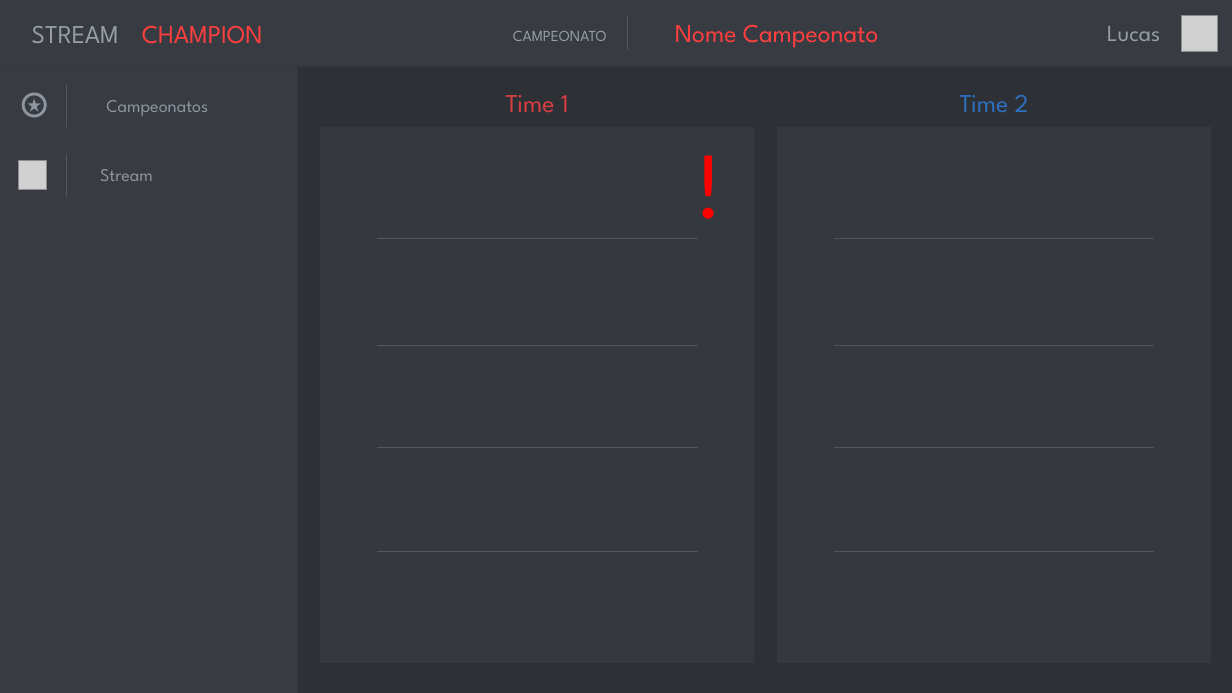
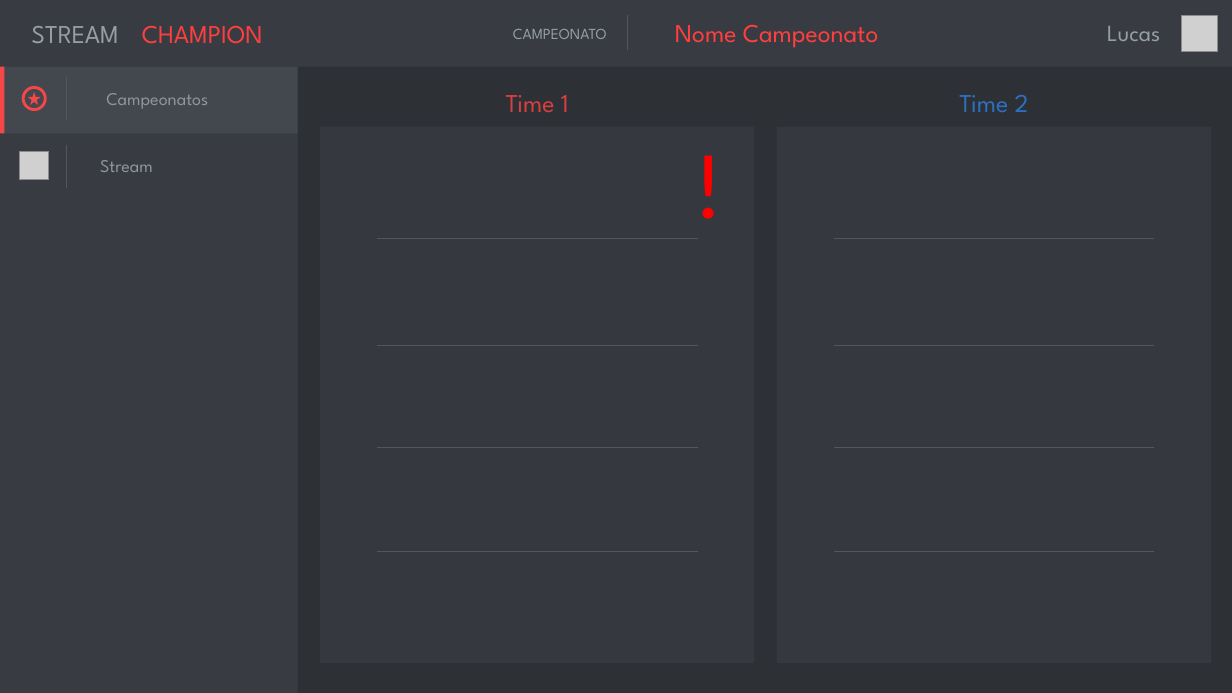
Before and after one commit to YudiG12/CarbonTowerEtc, a slide deck: slide 2 of Mockup/mockup1.pptx (slide 1 before the commit). Drawn at 1232x693 pixels with LibreOffice and Linux fonts; fonts in the diff are those of the drawing; grey boxes stand for pictures. Boxes give left, top, right and bottom in pixels: in the first picture for what was removed or moved away, otherwise in the second. Text is boxed around its words. In the diff, an @@ line names an element or a change of style, - is before the commit and + after.

```diff
--- a/Mockup/mockup1.pptx
+++ b/Mockup/mockup1.pptx
@@ rectangle added at [0,67,298,133], fill #43484F @@
@@ rectangle added at [0,67,5,133], fill #F54747 @@
@@ 1 text, 1 line, 1 ellipse: place and size @@
-1 text, 1 line, 1 ellipse at [23,84,208,127]
+1 text, 1 line, 1 ellipse at [23,78,208,120]
@@ ellipse at [23,88,45,110]: outline #8E959E 2.25 pt to #F54747 2.25 pt @@
@@ 1 text, 1 line, 1 star: place and size @@
-1 text, 1 line, 1 star at [28,99,153,197]
+1 text, 1 line, 1 star at [28,91,153,189]
@@ star at [28,91,41,104]: fill #8E959E to #F54747 @@
@@ picture removed at [18,161,47,189] @@
@@ picture added at [19,151,48,179] @@
```
Also in this commit, not shown: 1 other slide changed, 1 slide added, 1 other file.
